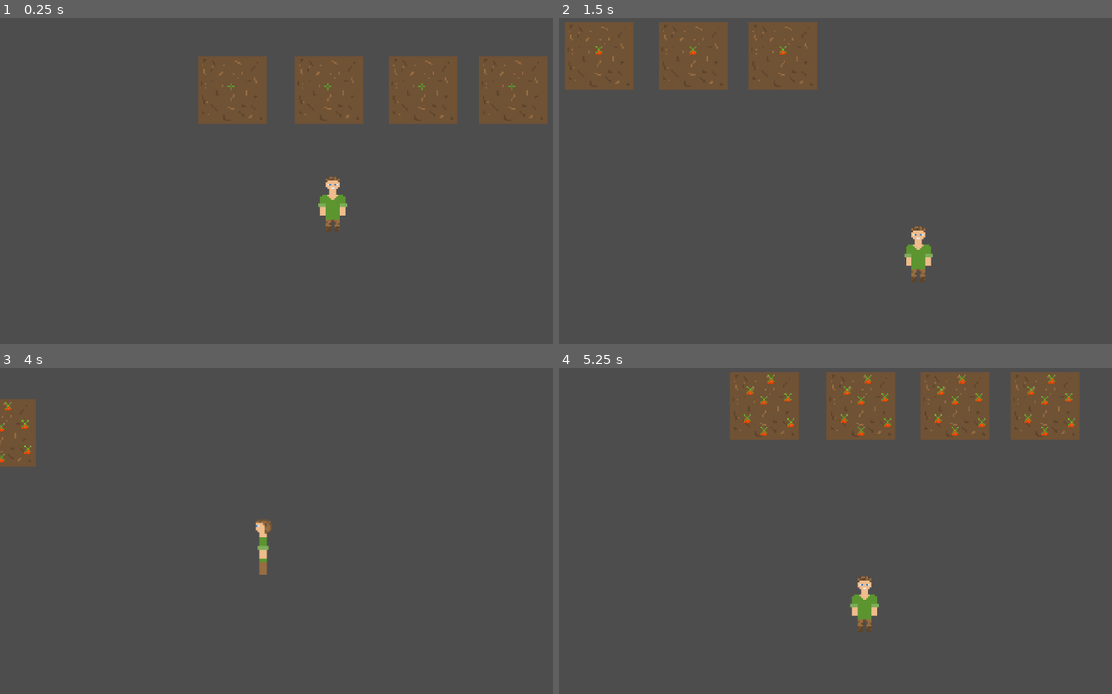
Above: before the commit, frames 1-4 (two rows, left to right).
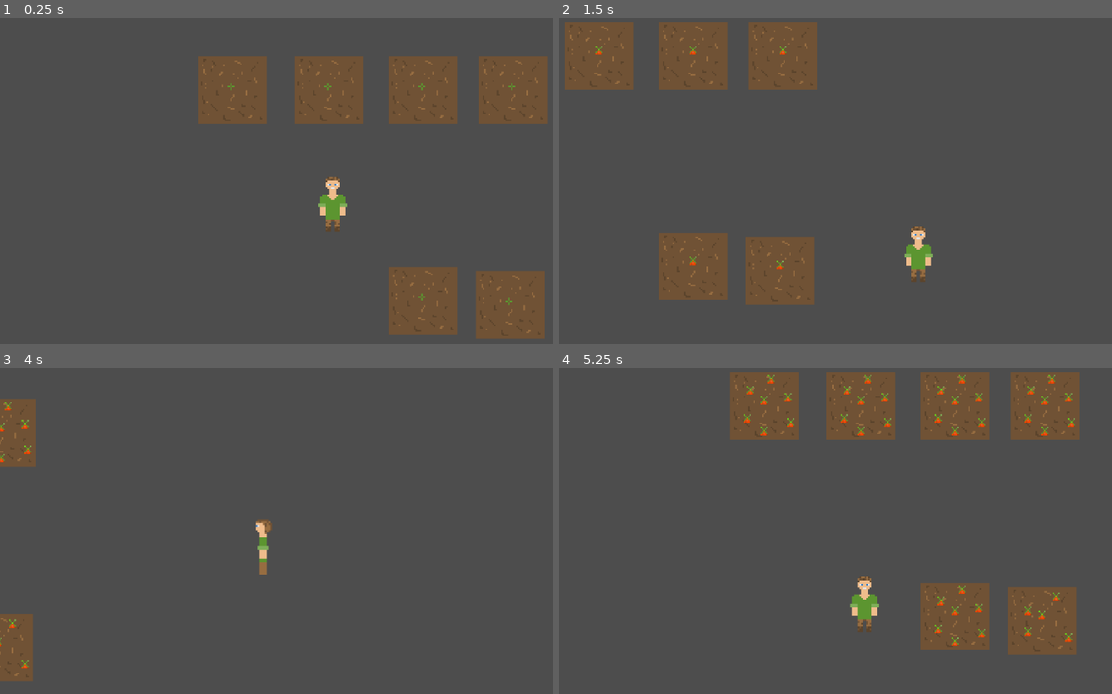
Above: after the commit, the same moments.

Repository: Joeredmile/FarmingDTG
Game: Godot game, scene res://scenes/level_1.tscn
Same seed, same stepped clock (60 frames per second), same inputs: the game is played once before the commit and once after it. The engine's default icon, where the game draws it, is replaced by a stand-in: a white triangle on a blue panel in a dark square.
Inputs:
- Up to frame 1 (0.25 s): no input
- Up to frame 2 (1.5 s): tap Enter at 0.5 s; hold D (right) 0.53-1.28 s; tap F (water) at 0.6, 1.35 s; hold S (down) from 1.28 s (still down)
- Up to frame 3 (4 s): release S (down) at 2.03 s; hold D (right) 2.03-2.78 s; tap F (water) at 2.1, 2.85, 3.6 s; hold W (up) 2.78-3.53 s; hold A (left) from 3.53 s (still down)
- Up to frame 4 (5.25 s): tap F (water) at 4.35, 5.1 s; release A (left) at 5.03 s; hold S (down) from 5.03 s (still down)

The runs differ from the first frame. In frame 1, 5.1% of the frame differs, in the area x 70-99%, y 76-99%; in frame 2, 5.1%; in frame 3, 1.2%; in frame 4, 5.1%, in the area x 65-94%, y 65-88%.

Commit message:
making things work cos im da goat

Diff:
--- /dev/null
+++ b/farming-dtg/global.gd
@@ -0,0 +1,3 @@
+extends Node2D
+
+var carrot_amount = 0
--- a/farming-dtg/project.godot
+++ b/farming-dtg/project.godot
@@ -14,6 +14,10 @@
 run/main_scene="uid://c7tj736ie6igt"
 config/features=PackedStringArray("4.6", "Forward Plus")
 config/icon="res://icon.svg"
+
+[autoload]
+
+Global="*uid://5le2a8njnae4"
 
 [input]
 
--- a/farming-dtg/scenes/carrot.tscn
+++ b/farming-dtg/scenes/carrot.tscn
@@ -69,6 +69,8 @@
 [node name="Timer2" type="Timer" parent="." unique_id=209017176]
 wait_time = 0.424
 
+[node name="Timer3" type="Timer" parent="." unique_id=552314641]
+
 [node name="Area2D" type="Area2D" parent="." unique_id=1914841187]
 
 [node name="CollisionShape2D" type="CollisionShape2D" parent="Area2D" unique_id=238873818]
--- a/farming-dtg/scenes/level_1.tscn
+++ b/farming-dtg/scenes/level_1.tscn
@@ -84,14 +84,22 @@
 [node name="player" parent="." unique_id=1248459986 instance=ExtResource("2_bswci")]
 position = Vector2(407, 341)
 
-[node name="carrot" parent="." unique_id=1070333889 instance=ExtResource("3_rus8k")]
+[node name="carrots" type="Node" parent="." unique_id=1655944488]
+
+[node name="carrot" parent="carrots" unique_id=1070333889 instance=ExtResource("3_rus8k")]
 position = Vector2(470, 256)
 
-[node name="carrot2" parent="." unique_id=451992527 instance=ExtResource("3_rus8k")]
+[node name="carrot2" parent="carrots" unique_id=451992527 instance=ExtResource("3_rus8k")]
 position = Vector2(403, 256)
 
-[node name="carrot3" parent="." unique_id=1694236911 instance=ExtResource("3_rus8k")]
+[node name="carrot3" parent="carrots" unique_id=1694236911 instance=ExtResource("3_rus8k")]
 position = Vector2(534, 256)
 
-[node name="carrot4" parent="." unique_id=1307537 instance=ExtResource("3_rus8k")]
+[node name="carrot4" parent="carrots" unique_id=1307537 instance=ExtResource("3_rus8k")]
 position = Vector2(334, 256)
+
+[node name="carrot5" parent="carrots" unique_id=1939728694 instance=ExtResource("3_rus8k")]
+position = Vector2(532, 409)
+
+[node name="carrot6" parent="carrots" unique_id=2103492648 instance=ExtResource("3_rus8k")]
+position = Vector2(470, 406)
--- a/farming-dtg/scripts/carrot.gd
+++ b/farming-dtg/scripts/carrot.gd
@@ -1,10 +1,14 @@
 extends AnimatedSprite2D
-@onready var timer_2: Timer = $Timer2
 
 @onready var timer: Timer = $Timer
+@onready var timer_2: Timer = $Timer2
+@onready var timer_3: Timer = $Timer3
+
+
+
 var carrot_watered = false
 var stage_3_variants = ["stage_3_a", "stage_3_b"]
-var carrot_amount = (0)
+
 # Called when the node enters the scene tree for the first time.
 func _ready() -> void:
 	pass # Replace with function body.
@@ -43,8 +47,9 @@
 
 func _on_area_2d_body_entered(body: Node2D):
 	if animation == "stage_3_a" or animation == "stage_3_b":
-		carrot_amount += 1
-		print(carrot_amount)
+		Global.carrot_amount += 1
+		print(Global.carrot_amount)
 		queue_free()
+
 	else:
 		pass
--- /dev/null
+++ b/farming-dtg/scripts/global.tscn
@@ -0,0 +1,6 @@
+[gd_scene format=3 uid="uid://5le2a8njnae4"]
+
+[ext_resource type="Script" uid="uid://c0tx8wmdwmth7" path="res://global.gd" id="1_bux5h"]
+
+[node name="global" type="Node2D" unique_id=134177980]
+script = ExtResource("1_bux5h")
--- a/farming-dtg/scripts/gun.gd
+++ b/farming-dtg/scripts/gun.gd
@@ -8,4 +8,3 @@
 
 # Called every frame. 'delta' is the elapsed time since the previous frame.
 func _process(delta: float) -> void:
-	pass
Not shown, added: farming-dtg/global.gd.uid
